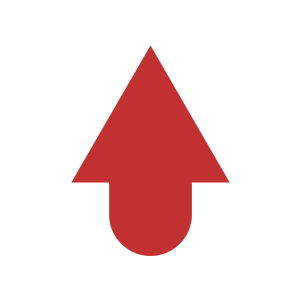
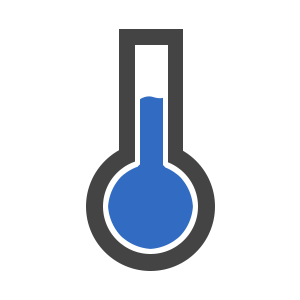
Layers edited between the first and the second 300px x 300px image:
hid group "ARROWS" (7 layers) over (x1=71, y1=29, x2=230, y2=271)
moved "Layer 20" into group "ARROWS" over (x1=71, y1=29, x2=230, y2=271)
hid group "WEATHER (MOON)" (1 layers) over (x1=71, y1=29, x2=230, y2=271)
showed group "THERMOSTAT" (7 layers) over (x1=81, y1=29, x2=220, y2=271)
